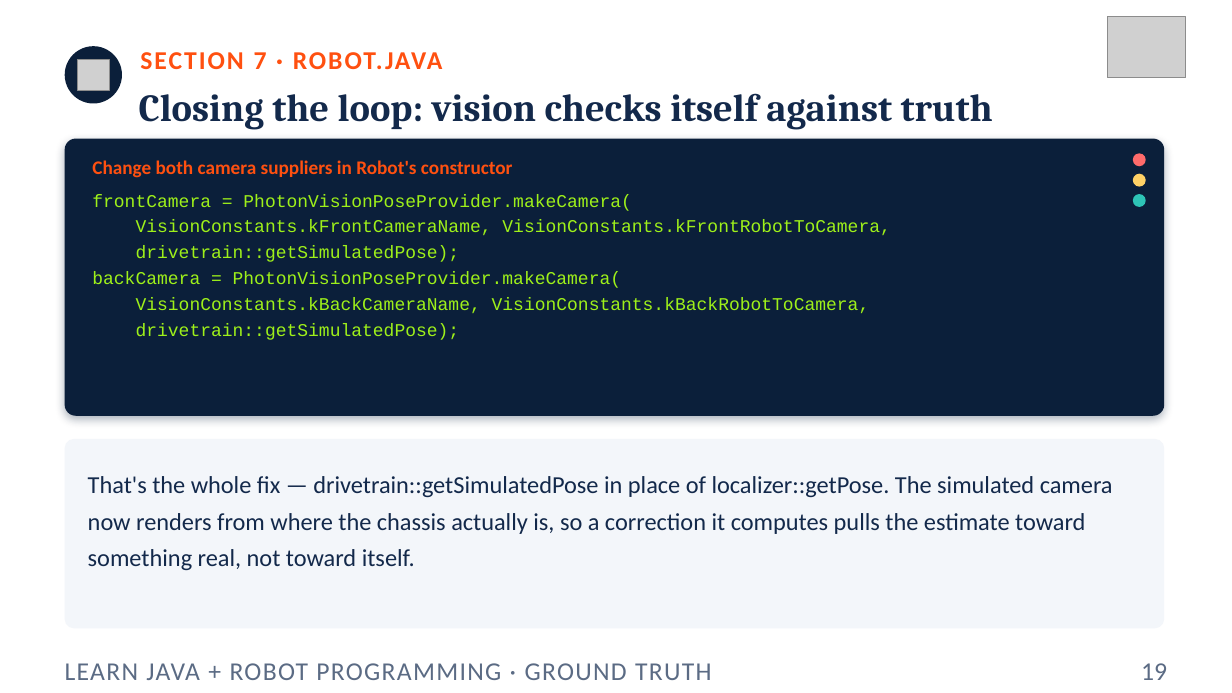
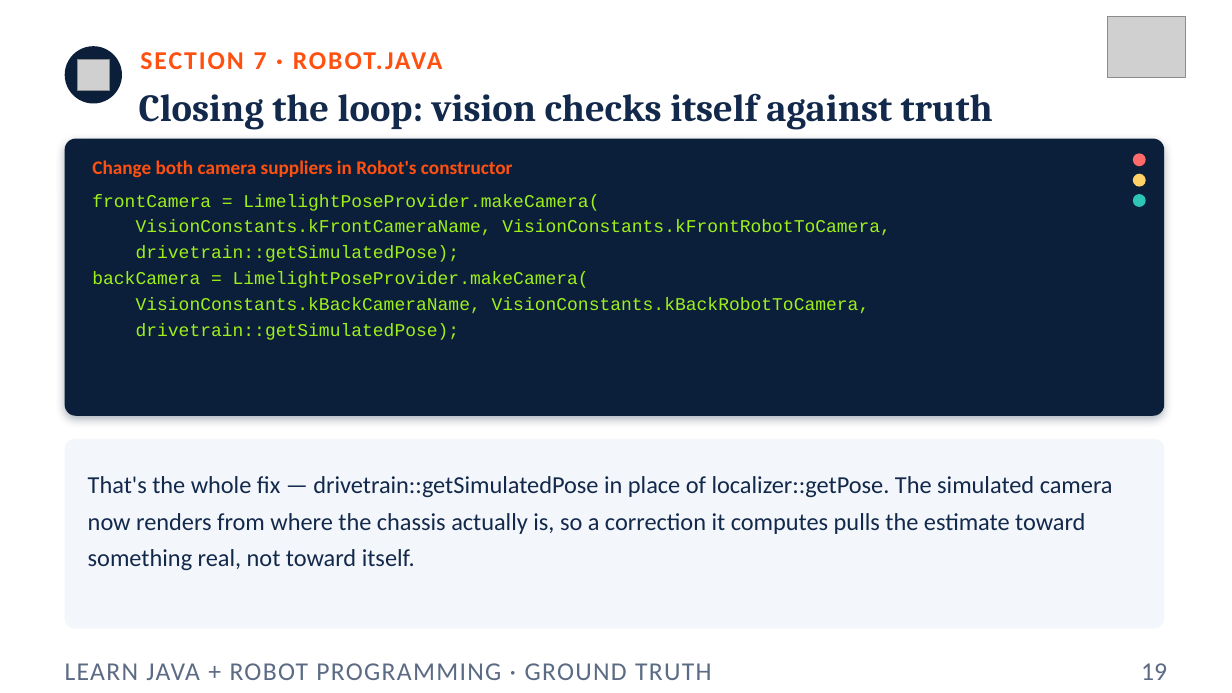
Before and after one commit to FRC5010/BasicRobotLessons, a slide deck: slide 19 of docs/presentations/v3/16-ground-truth.pptx. Drawn at 1232x693 pixels with LibreOffice and Linux fonts; fonts in the diff are those of the drawing; grey boxes stand for pictures. Boxes give left, top, right and bottom in pixels: in the first picture for what was removed or moved away, otherwise in the second. Text is boxed around its words. In the diff, an @@ line names an element or a change of style, - is before the commit and + after.

```diff
--- a/docs/presentations/v3/16-ground-truth.pptx
+++ b/docs/presentations/v3/16-ground-truth.pptx
@@ text at (92, 194, 599, 211): text changed @@
-frontCamera = PhotonVisionPoseProvider.makeCamera(
+frontCamera = LimelightPoseProvider.makeCamera(
@@ text at (92, 272, 589, 288): text changed @@
-backCamera = PhotonVisionPoseProvider.makeCamera(
+backCamera = LimelightPoseProvider.makeCamera(
```
Also in this commit, not shown: 27 other files.
